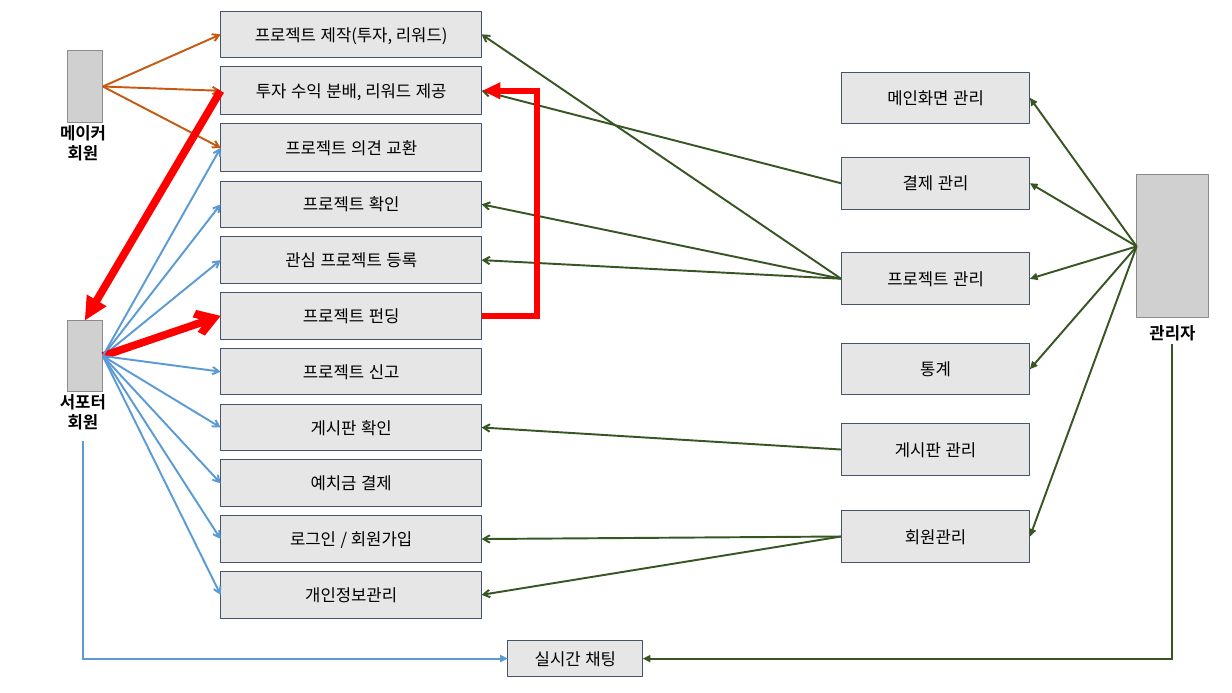
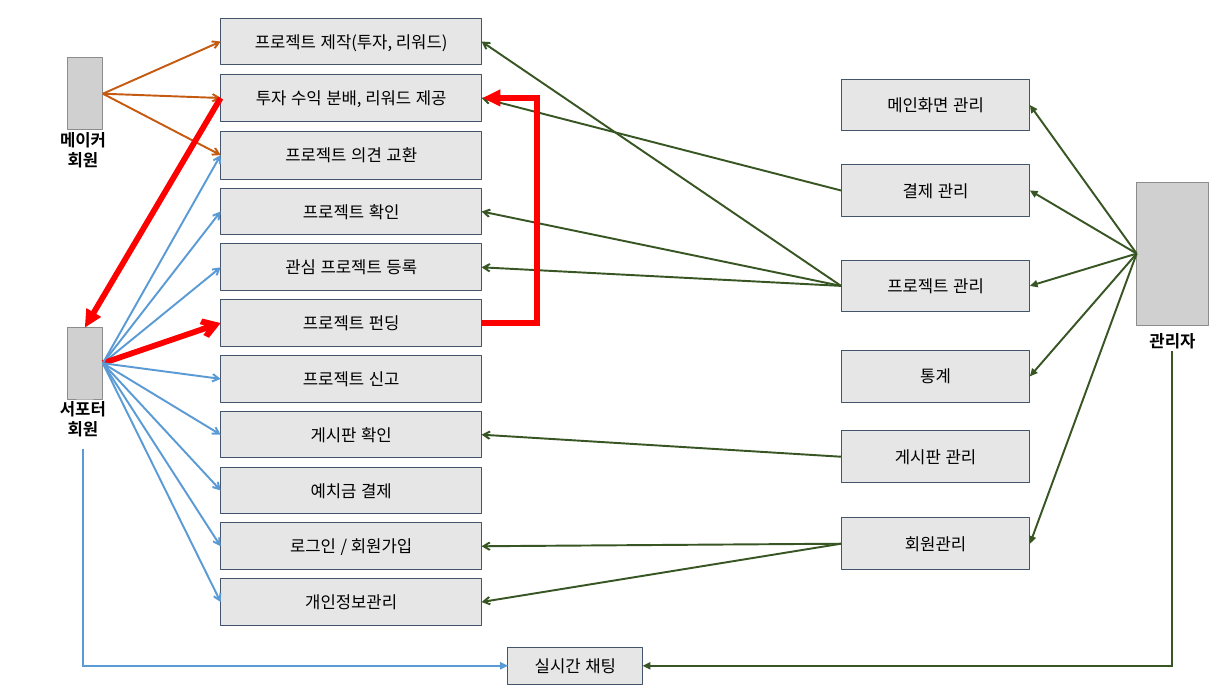
Before and after one commit to ezenteam2/EzenCrowdFunding, a slide deck: slide 5 of project03 - 발표1.pptx. Drawn at 1232x693 pixels with LibreOffice and Linux fonts; fonts in the diff are those of the drawing; grey boxes stand for pictures. Boxes give left, top, right and bottom in pixels: in the first picture for what was removed or moved away, otherwise in the second. Text is boxed around its words. In the diff, an @@ line names an element or a change of style, - is before the commit and + after.

```diff
--- a/project03 - 발표1.pptx
+++ b/project03 - 발표1.pptx
@@ 5 rectangles, 4 arrows moved together from (x1=103, y1=34, x2=1030, y2=677) to (x1=103, y1=42, x2=1030, y2=684) @@
@@ arrow (221, 98) - (85, 327): stroke #FF0000 6 pt to #FF0000 4.5 pt @@
@@ 21 arrows, 13 rectangles, 3 pictures, 3 texts, 3 elbow arrows moved together from (x1=60, y1=11, x2=1208, y2=659) to (x1=60, y1=18, x2=1208, y2=666) @@
@@ arrow (103, 363) - (221, 323): stroke #FF0000 6 pt to #FF0000 4.5 pt @@
```
Also in this commit, not shown: 1 other file.
